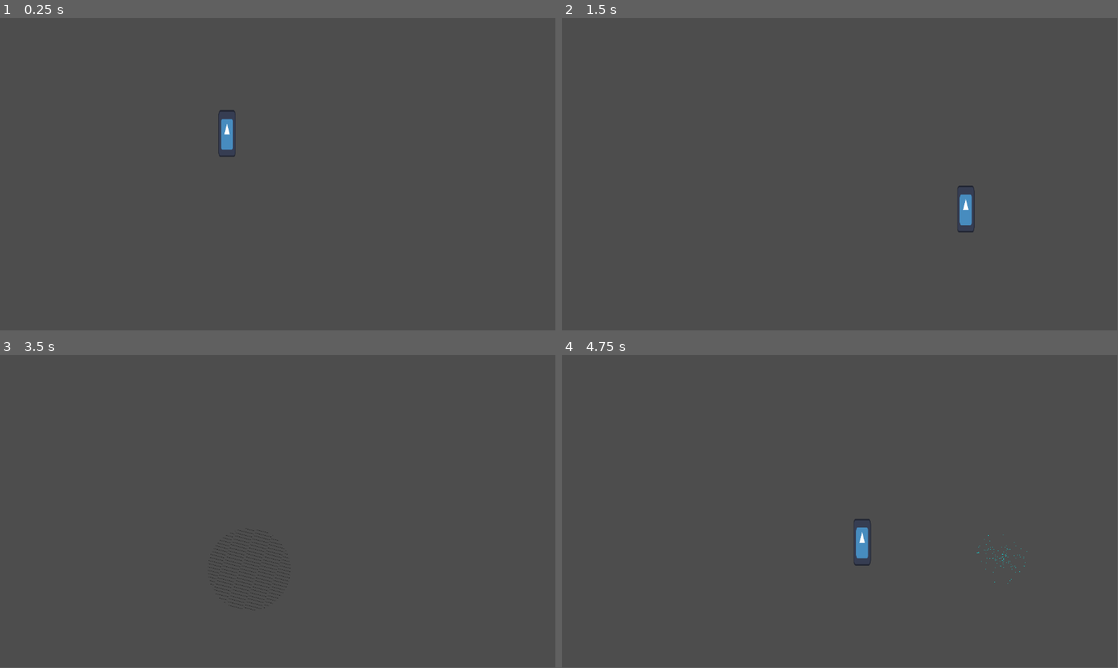
Above: before the commit, frames 1-4 (two rows, left to right).
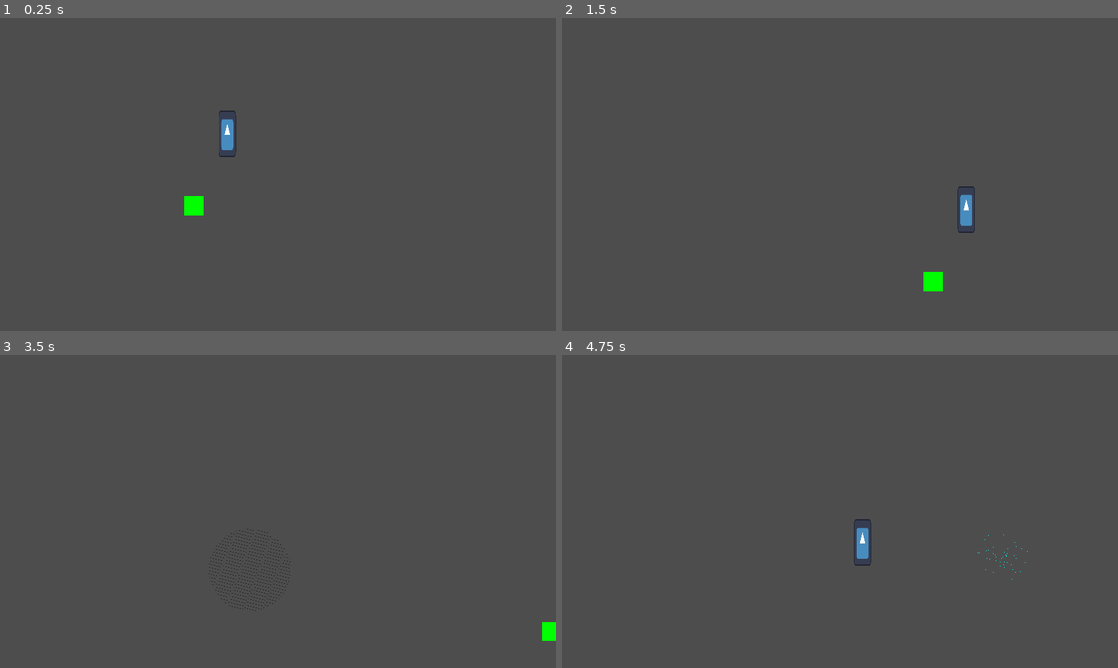
Above: after the commit, the same moments.

Repository: CR1SI/Project-W
Game: Godot game, scene res://scenes/player_related/player.tscn
Two runs of this game, one before a commit and one after it. Both use one fixed random seed, a clock stepped at 60 frames per second and the inputs below. The project has no main scene, so this scene is started directly. The engine's default icon, where the game draws it, is replaced by a stand-in: a white triangle on a blue panel in a dark square.
Inputs (mouse positions are in pixels of both pictures, inside the frame that each line leads up to):
- Up to frame 1 (0.25 s): no input
- Up to frame 2 (1.5 s): tap Enter at 0.5 s; move the mouse to (962, 158) at 0.52 s; hold D (right) 0.53-1.28 s; click (962, 158) at 0.6 s; move the mouse to (728, 190) at 1.27 s; hold S (down) from 1.28 s (still down); tap Shift (dodge) at 1.35 s
- Up to frame 3 (3.5 s): move the mouse to (333, 442) at 2.02 s; release S (down) at 2.03 s; hold D (right) 2.03-2.78 s; tap 1 (spell1) at 2.1 s; tap Space at 2.75 s; move the mouse to (250, 574) at 2.77 s; hold W (up) from 2.78 s (still down); tap 2 (spell2) at 2.85 s
- Up to frame 4 (4.75 s): move the mouse to (1006, 558) at 3.52 s; release W (up) at 3.53 s; hold A (left) from 3.53 s (still down); click (1006, 558) at 3.6 s; move the mouse to (673, 464) at 4.27 s; tap Shift (dodge) at 4.35 s
In our replay, the window is 799x449 before the commit and 800x450 after it. These sizes can differ from the game's own. Grey fills any space a smaller window leaves; there, only what the larger window draws over its background counts as a difference.

The runs differ from the first frame. In frame 1, 0.3% of the frame differs, in the area x 33-43%, y 29-64%; in frame 2, 0.3%; in frame 3, 0.3%, in the area x 37-100%, y 55-92%; in frame 4, less than 0.1%.

Commit message:
added a little visualizer to make sure we can see when cooldown is over

Diff:
--- a/project.godot
+++ b/project.godot
@@ -13,6 +13,10 @@
 config/name="Project_W"
 config/features=PackedStringArray("4.3", "Forward Plus")
 config/icon="res://icon.svg"
+
+[display]
+
+window/stretch/mode="canvas_items"
 
 [input]
 
--- a/scenes/player_related/player.tscn
+++ b/scenes/player_related/player.tscn
@@ -23,6 +23,7 @@
 texture = ExtResource("2_pdwa1")
 
 [node name="target_radius" type="Sprite2D" parent="."]
+visible = false
 position = Vector2(150, -3)
 scale = Vector2(0.356, 0.356)
 texture = ExtResource("4_dxbji")
@@ -52,4 +53,11 @@
 [node name="SpellManager" type="Node" parent="."]
 script = ExtResource("10_ccjsy")
 
+[node name="ColorRect" type="ColorRect" parent="."]
+offset_left = -90.0
+offset_top = 123.0
+offset_right = -50.0
+offset_bottom = 163.0
+color = Color(0, 1, 0, 1)
+
 [connection signal="timeout" from="StateMachine/dodge/Timer" to="StateMachine/dodge" method="_on_timer_timeout"]
--- a/scenes/spells/fireball.tscn
+++ b/scenes/spells/fireball.tscn
@@ -1,7 +1,8 @@
-[gd_scene load_steps=4 format=3 uid="uid://bss4qfewblgss"]
+[gd_scene load_steps=5 format=3 uid="uid://bss4qfewblgss"]
 
 [ext_resource type="Script" path="res://scripts/spell_scripts/fireball.gd" id="1_5bcb8"]
 [ext_resource type="Resource" uid="uid://dbkmquix3hw74" path="res://resources/spell_resources/fireball.tres" id="2_tx7j8"]
+[ext_resource type="Texture2D" uid="uid://ddgcu4p38cq11" path="res://icon.svg" id="3_qkvsg"]
 
 [sub_resource type="CircleShape2D" id="CircleShape2D_bkvek"]
 radius = 31.3077
@@ -10,6 +11,12 @@
 position = Vector2(566.727, 320.472)
 script = ExtResource("1_5bcb8")
 resource = ExtResource("2_tx7j8")
+
+[node name="Sprite2D" type="Sprite2D" parent="."]
+modulate = Color(1, 0, 0, 1)
+position = Vector2(0.45472, 3.70977)
+scale = Vector2(0.325285, 0.325285)
+texture = ExtResource("3_qkvsg")
 
 [node name="CPUParticles2D" type="CPUParticles2D" parent="."]
 position = Vector2(-0.726929, 2.52777)
--- a/scripts/custom_resources/spell_base.gd
+++ b/scripts/custom_resources/spell_base.gd
@@ -10,6 +10,7 @@
 	DARKNESS
 }
 
+
 @export var spell_cost: int
 @export var cooldown: float
 @export var spell_duration: float
--- a/scripts/player_scripts/player.gd
+++ b/scripts/player_scripts/player.gd
@@ -12,7 +12,6 @@
 var last_direction: Vector2 = Vector2.ZERO
 
 func _ready() -> void:
-	target_radius.visible = false
 	state_machine.Initialize(self) #initialized statemachine, with self->(player) node
 	pass
 
--- a/scripts/player_scripts/spell_manager.gd
+++ b/scripts/player_scripts/spell_manager.gd
@@ -20,6 +20,15 @@
 var spell_fired: bool = false
 
 func _process(_delta: float) -> void:
+	#this is the only cooldown checker we have right now to
+	#make sure we can visualize something...
+	#as noted, the cooldown for 1 attack is also the cooldown for all
+	#current attacks as of right now!
+	#we need to fix that, make sure each attack uses their own cooldown!
+	if spell_fired:
+		$"../ColorRect".visible = false
+	else:
+		$"../ColorRect".visible = true
 	pass
 
 func cast_spell(spell: SpellType, position: Vector2):
